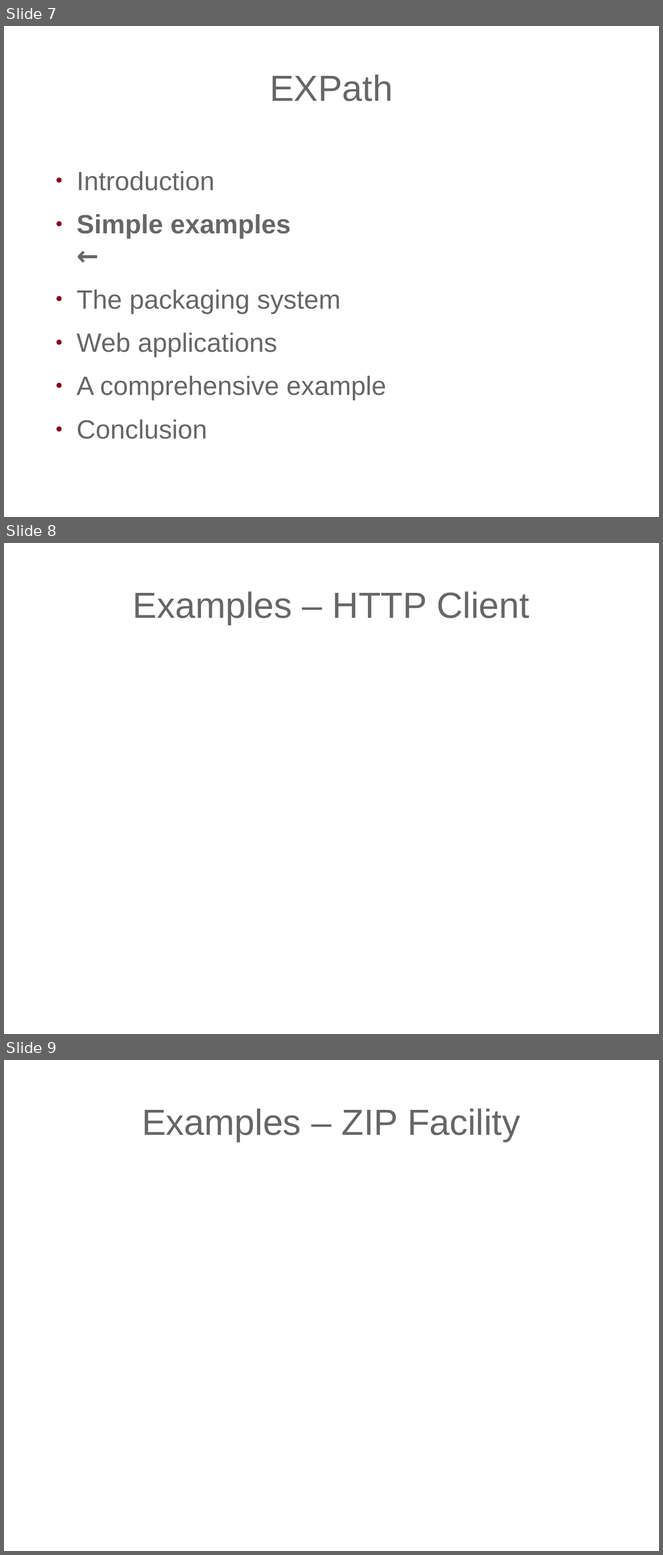
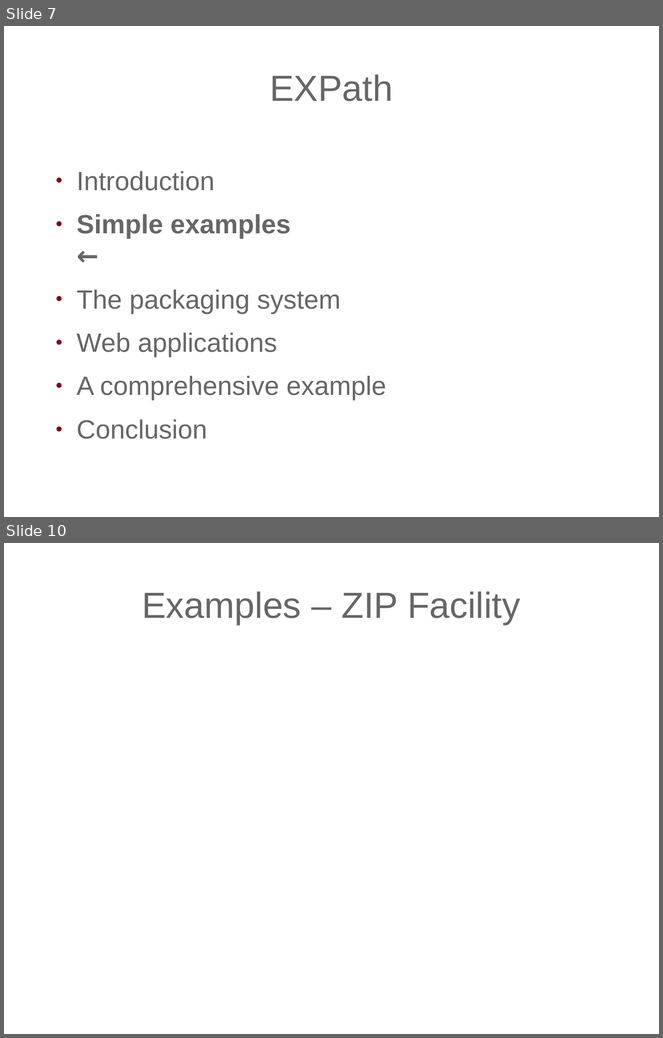
Before and after one commit to expath/expath-www, a slide deck: misc/2010-prague/presentation/fgeorges-expath.odp. Shown one above the other, each under a label of ours: slides 7, 8 and 9 before the commit, slides 7 and 10 after it; the slides between them are not shown. The pictures are 663x1555 and 663x1038 pixels, drawn with LibreOffice and Linux fonts; fonts in the diff are those of the drawing; background and template pictures are left out. Boxes give left, top, right and bottom in pixels: in the first picture for what was removed or moved away, otherwise in the second. Text is boxed around its words. In the diff, an @@ line names an element or a change of style, - is before the commit and + after.

```diff
--- a/misc/2010-prague/presentation/fgeorges-expath.odp
+++ b/misc/2010-prague/presentation/fgeorges-expath.odp
@@ slide 8 removed at bbox=[4, 543, 659, 1034], background picture (left out) @@
@@ title removed at bbox=[133, 591, 529, 625] @@
-Examples – HTTP Client
@@ what was slide 9 is now slide 10 @@
```
Also in this commit, not shown: 1 slide changed, 7 slides added, 4 other slides removed.
